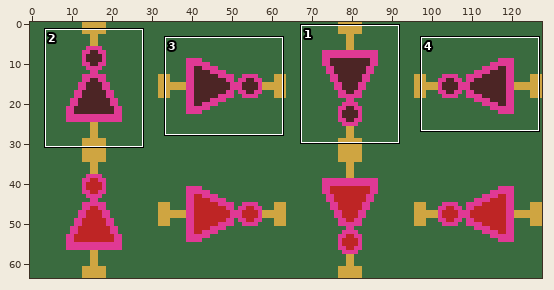
Edited in one commit: sprite sheet (assets/textures/not_gate.png). Above, an overview of the earlier version with the close-up marked.
Close-up. Before the edit:
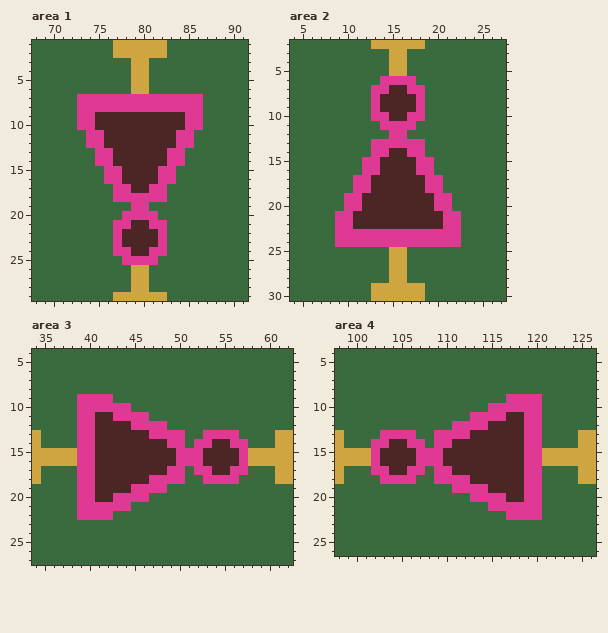
The file is 128x64 pixels. Shown: area 1: x 68..91, y 1..29; area 2: x 4..27, y 2..30; area 3: x 34..62, y 4..27; area 4: x 98..126, y 4..26. The commit also changed other parts of the picture, which this record leaves out.
The result:
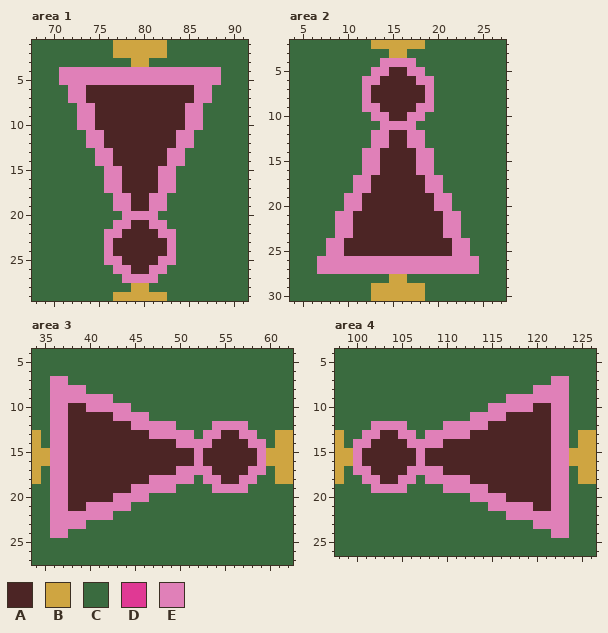
Palette (. is transparent): A #4c2525  B #cfa541  C #3a6b3f  D #e03994  E #e080b8
Difference:
Changed rows in their new state; - is an unchanged pixel.
Area 1:
first column x 71:
 4 EEEEEEEEEEEEEEEEEE
 5 EEEEEEEEEEEEEEEEEE
 6 -EEAAAAAAAAAAAAEE-
 7 -EEAAAAAAAAAAAAEE-
 8 --EEAAAAAAAAAAEE--
 9 --EE----------EE--
10 --EE----------EE--
11 ---EE--------EE---
12 ---EE--------EE---
13 ----EE------EE----
14 ----EE------EE----
15 -----EE----EE-----
16 -----EE----EE-----
17 -----EEA--AEE-----
18 ------EEAAEE------
19 ------EEAAEE------
20 -------EEEE-------
21 ------EE--EE------
22 -----EE----EE-----
23 -----EA----AE-----
24 -----EAA--AAE-----
25 -----EEAAAAEE-----
26 ------EEAAEE------
27 -------EEEE-------
Area 2:
first column x 7:
 4 -------EEEE-------
 5 ------EEAAEE------
 6 -----EEAAAAEE-----
 7 -----EAA--AAE-----
 8 -----EA----AE-----
 9 -----EE----EE-----
10 ------EE--EE------
11 -------EEEE-------
12 ------EEAAEE------
13 ------EEAAEE------
14 -----EEA--AEE-----
15 -----EE----EE-----
16 -----EE----EE-----
17 ----EE------EE----
18 ----EE------EE----
19 ---EE--------EE---
20 ---EE--------EE---
21 --EE----------EE--
22 --EE----------EE--
23 --EEAAAAAAAAAAEE--
24 -EEAAAAAAAAAAAAEE-
25 -EEAAAAAAAAAAAAEE-
26 EEEEEEEEEEEEEEEEEE
27 EEEEEEEEEEEEEEEEEE
Area 3:
first column x 36:
 7 EE----------------------
 8 EEEE--------------------
 9 EEEEEEE-----------------
10 EEAAEEEEE---------------
11 EEAAA--EEEE-------------
12 EEAAA----EEEEE----EEEE--
13 EEAAA------EEEEE-EEAAEE-
14 EEAAA--------AEEEE--AAEE
15 EEAAA---------AAE----AAE
16 EEAAA---------AAE----AAE
17 EEAAA--------AEEEE--AAEE
18 EEAAA------EEEEE-EEAAEE-
19 EEAAA----EEEEE----EEEE--
20 EEAAA--EEEE-------------
21 EEAAEEEEE---------------
22 EEEEEEE-----------------
23 EEEE--------------------
24 EE----------------------
Area 4:
first column x 100:
 7 ----------------------EE
 8 --------------------EEEE
 9 -----------------EEEEEEE
10 ---------------EEEEEAAEE
11 -------------EEEE--AAAEE
12 --EEEE----EEEEE----AAAEE
13 -EEAAEE-EEEEE------AAAEE
14 EEAA--EEEEA--------AAAEE
15 EAA----EAA---------AAAEE
16 EAA----EAA---------AAAEE
17 EEAA--EEEEA--------AAAEE
18 -EEAAEE-EEEEE------AAAEE
19 --EEEE----EEEEE----AAAEE
20 -------------EEEE--AAAEE
21 ---------------EEEEEAAEE
22 -----------------EEEEEEE
23 --------------------EEEE
24 ----------------------EE
Pixel boxes of the changes (left, top, right, bottom) in both close-ups:
changed: (59, 67, 221, 283)
changed: (317, 58, 479, 274)
changed: (50, 376, 266, 538)
changed: (353, 376, 569, 538)
